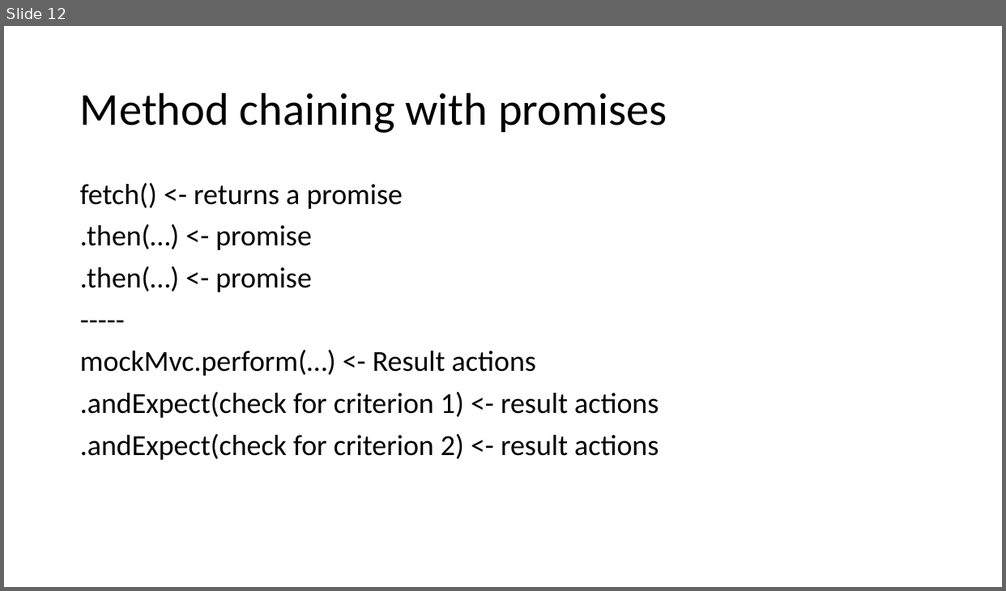
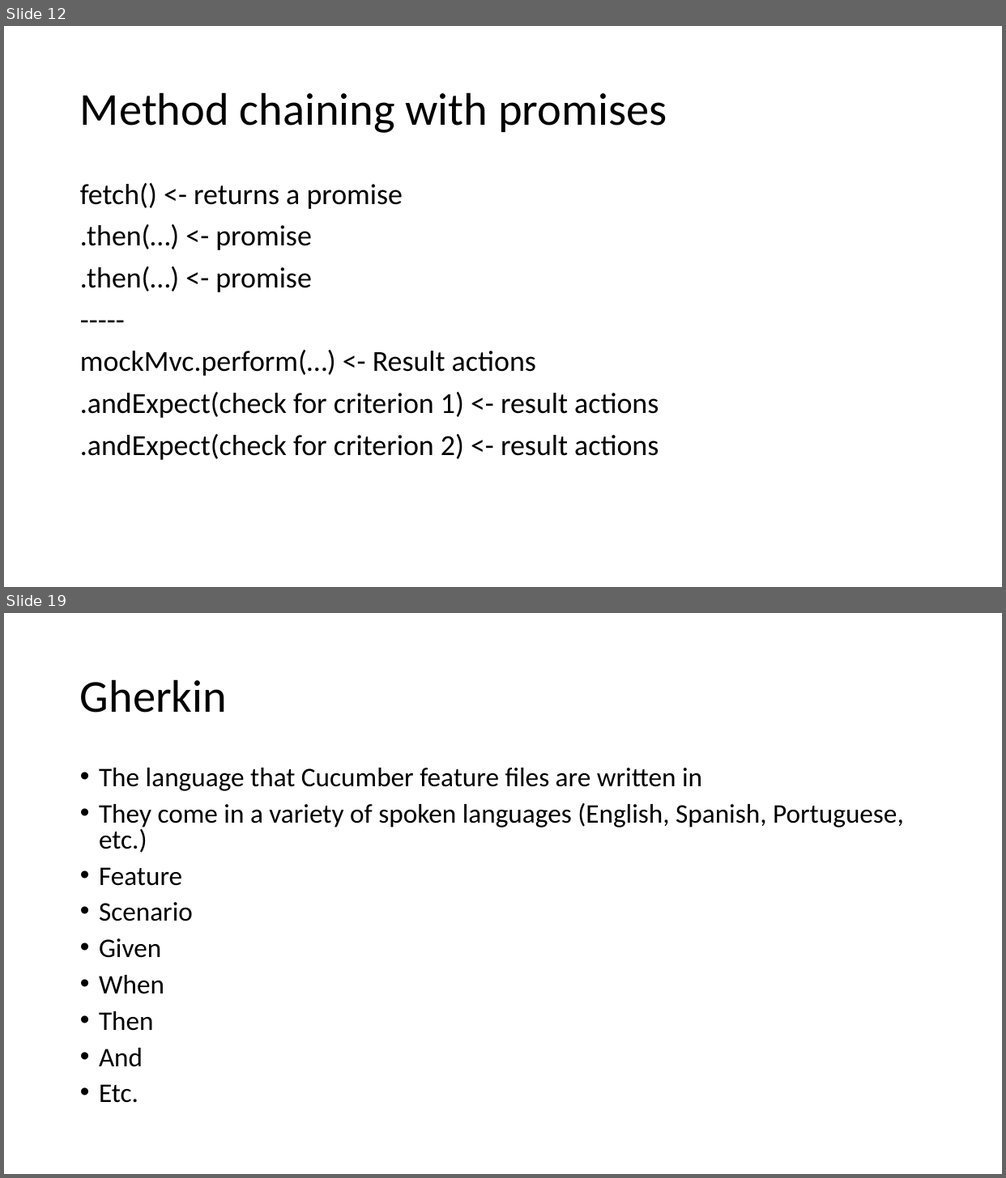
Before and after one commit to WilliamOna/staging-automation-primer-3-23, a slide deck: PrimerNotes.pptx. Shown one above the other, each under a label of ours: slide 12 before the commit, slides 12 and 19 after it; the slides between them are not shown. The pictures are 1006x591 and 1006x1178 pixels, drawn with LibreOffice and Linux fonts; fonts in the diff are those of the drawing. Boxes give left, top, right and bottom in pixels: in the first picture for what was removed or moved away, otherwise in the second. Text is boxed around its words. In the diff, an @@ line names an element or a change of style, - is before the commit and + after.

```diff
--- a/PrimerNotes.pptx
+++ b/PrimerNotes.pptx
@@ slide 19 added at [4, 613, 1002, 1174], background #FFFFFF @@
@@ title added at [80, 679, 227, 713], 44 pt, text #000000 @@
+Gherkin
@@ text added at [99, 768, 904, 1103], 25.9 pt, text #000000 @@
+• The language that Cucumber feature files are written in
+• They come in a variety of spoken languages (English, Spanish, Portuguese, etc.)
+• Feature
+• Scenario
+• Given
+• When
+• Then
+• And
+• Etc.
```
Also in this commit, not shown: 10 other slides added.
